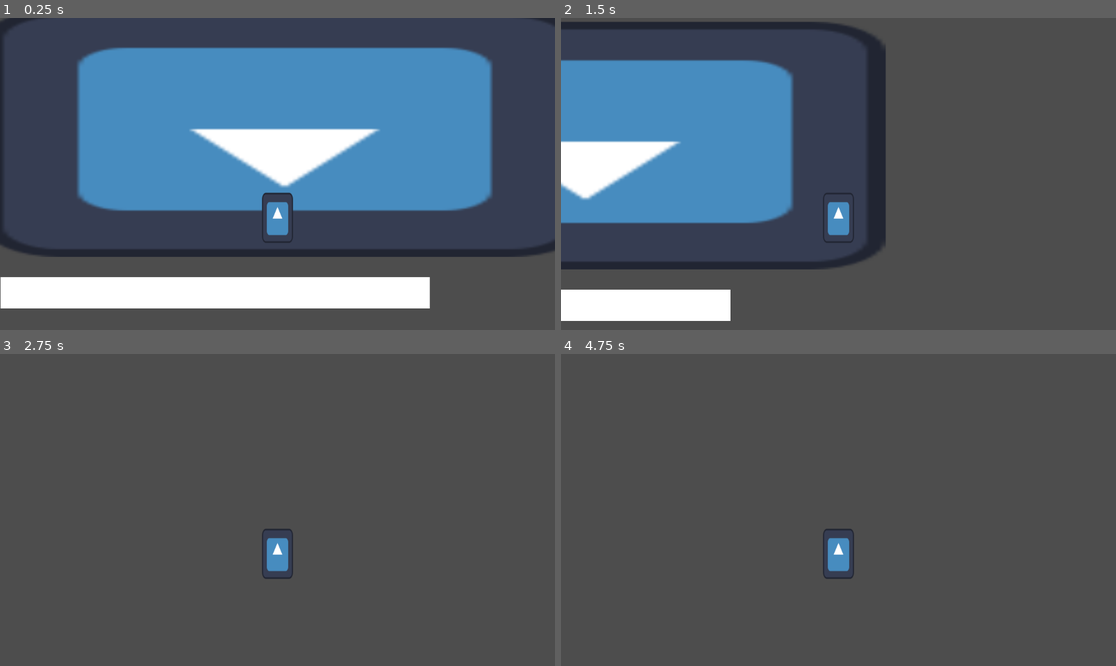
Above: before the commit, frames 1-4 (two rows, left to right).
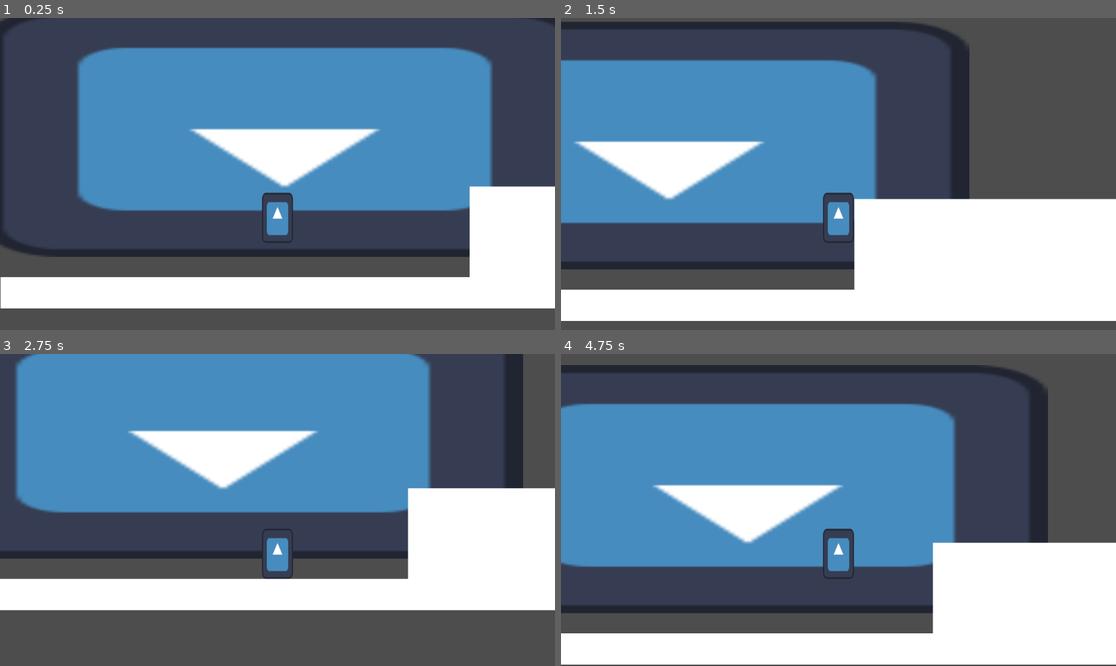
Above: after the commit, the same moments.

Repository: anniw544/PlatformerGodot
Game: Godot game, scene res://scenes/World.tscn
Two runs of this game, one before a commit and one after it. Both use one fixed random seed, a clock stepped at 60 frames per second and the inputs below. The engine's default icon, where the game draws it, is replaced by a stand-in: a white triangle on a blue panel in a dark square.
Inputs:
- Up to frame 1 (0.25 s): no input
- Up to frame 2 (1.5 s): hold D (move_right) from 0.53 s (still down); tap Shift (dash) at 0.6, 1.35 s; tap Space (jump) at 0.77 s
- Up to frame 3 (2.75 s): tap Space (jump) at 1.52 s; release D (move_right) at 2.03 s; hold A (move_left) from 2.03 s (still down); tap Shift (dash) at 2.1 s
- Up to frame 4 (4.75 s): release A (move_left) at 2.78 s; hold D (move_right) 2.78-4.28 s; tap Shift (dash) at 2.85, 3.6, 4.35 s; tap Space (jump) at 3.02, 3.77, 4.52 s; tap Enter at 4.25 s; hold A (move_left) from 4.28 s (still down)

The runs differ from the first frame. In frame 1, 6.8% of the frame differs, in the area x 77-100%, y 53-94%; in frame 2, 36%; in frame 3, 59%; in frame 4, 62%, in the area x 0-100%, y 3-100%.

Commit message:
very basic test map

Diff:
--- a/GD_Root/platformer/scenes/World.tscn
+++ b/GD_Root/platformer/scenes/World.tscn
@@ -8,7 +8,12 @@
 [sub_resource type="QuadMesh" id="QuadMesh_5x872"]
 
 [sub_resource type="RectangleShape2D" id="RectangleShape2D_u15oq"]
-size = Vector2(892, 66)
+size = Vector2(1654.5, 66)
+
+[sub_resource type="QuadMesh" id="QuadMesh_vxv8u"]
+
+[sub_resource type="RectangleShape2D" id="RectangleShape2D_46h26"]
+size = Vector2(689.5, 231)
 
 [node name="World" type="Node2D"]
 
@@ -25,10 +30,23 @@
 collision_layer = 3
 
 [node name="MeshInstance2D" type="MeshInstance2D" parent="Platform"]
-position = Vector2(417.5, 535.5)
-scale = Vector2(891, 65)
+position = Vector2(799, 535.5)
+scale = Vector2(1654, 65)
 mesh = SubResource("QuadMesh_5x872")
 
 [node name="CollisionShape2D" type="CollisionShape2D" parent="Platform"]
-position = Vector2(417.5, 536)
+position = Vector2(798.75, 536)
 shape = SubResource("RectangleShape2D_u15oq")
+
+[node name="Platform2" type="StaticBody2D" parent="."]
+position = Vector2(974, -188)
+collision_layer = 3
+
+[node name="MeshInstance2D" type="MeshInstance2D" parent="Platform2"]
+position = Vector2(315.5, 616.5)
+scale = Vector2(687, 227)
+mesh = SubResource("QuadMesh_vxv8u")
+
+[node name="CollisionShape2D" type="CollisionShape2D" parent="Platform2"]
+position = Vector2(316.25, 618.5)
+shape = SubResource("RectangleShape2D_46h26")
Not shown: 1 places in GD_Root/platformer/scenes/World.tscn that only renumber resources
